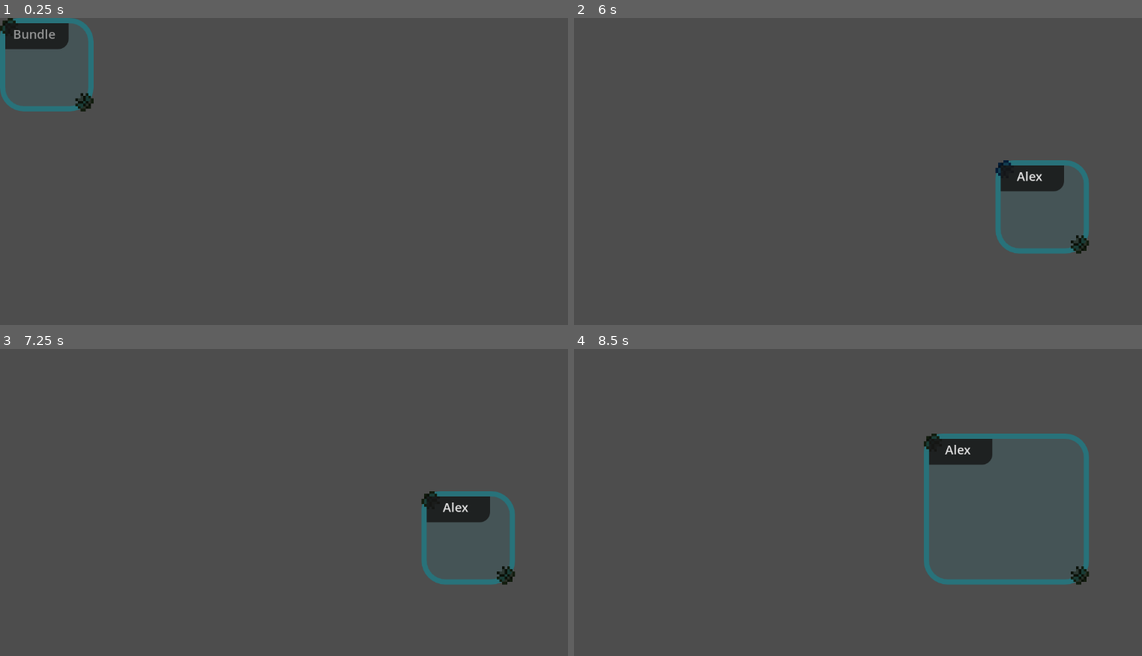
Above: before the commit, frames 1-4 (two rows, left to right).
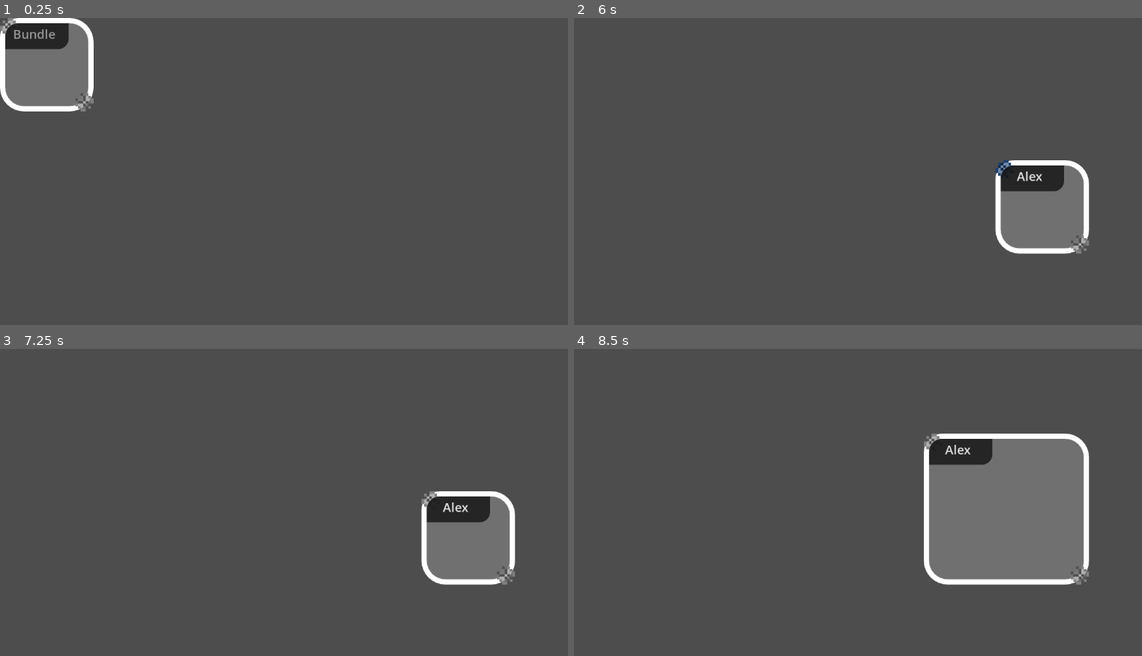
Above: after the commit, the same moments.

Repository: Toasterhog/Nodeweb
Game: Godot game, scene res://bundle/bundle.tscn
Same seed, same stepped clock (60 frames per second), same inputs: the game is played once before the commit and once after it. This scene is started directly instead of the project's main scene.
Inputs (mouse positions are in pixels of both pictures, inside the frame that each line leads up to):
- Up to frame 1 (0.25 s): no input
- Up to frame 2 (6 s): click (608, 36) at 0.52 s; type "Alex" at 0.6 s; click (659, 100) at 1.25 s; click (585, 27) at 2 s; click (659, 100) at 2.75 s; click (585, 27) at 3.5 s; click (659, 100) at 4.25 s; click (585, 27) at 5 s; tap Enter at 5.75 s; move the mouse to (1005, 168) at 5.77 s; press the mouse at (1005, 168) at 5.78 s
- Up to frame 3 (7.25 s): release the mouse at (431, 499) at 6.5 s; tap Space at 6.5 s; drag from (420, 490) to (266, 585) at 6.52 s
- Up to frame 4 (8.5 s): tap Enter at 7.25 s; move the mouse to (931, 444) at 7.27 s; press the mouse at (931, 444) at 7.28 s; release the mouse at (931, 444) at 8 s; tap Space at 8 s; drag from (840, 585) to (693, 465) at 8.02 s

The runs differ from the first frame. In frame 1, 3.9% of the frame differs, in the area x 0-17%, y 0-31%; in frame 2, 4.0%; in frame 3, 4.0%; in frame 4, 13%, in the area x 61-91%, y 27-77%.
Error before the commit: Invalid access to property or key 'current_state' on a base object of type 'null instance'. (res://bundle/bundle.gd:33)
Error after the commit: Invalid access to property or key 'current_state' on a base object of type 'null instance'. (res://bundle/bundle.gd:31)

Commit message:
bundels are saving

Diff:
--- a/bundle/bundle.gd
+++ b/bundle/bundle.gd
@@ -27,8 +27,6 @@
 
 
 func _input(event: InputEvent) -> void:
-
-
 	if event is InputEventMouseButton:
 		if state_machine.current_state.name == "ToolAddBundle"  and event.button_index == MOUSE_BUTTON_LEFT\
 		or state_machine.current_state.name == "tool_edit" and event.button_index == MOUSE_BUTTON_RIGHT:
--- a/bundle/bundle.tscn
+++ b/bundle/bundle.tscn
@@ -8,6 +8,7 @@
 [sub_resource type="StyleBoxFlat" id="StyleBoxFlat_8skqq"]
 bg_color = Color(0.09, 0.09, 0.09, 0.839216)
 border_color = Color(0.2542, 0.485873, 0.62, 1)
+corner_radius_top_left = 25
 corner_radius_bottom_right = 20
 
 [sub_resource type="StyleBoxEmpty" id="StyleBoxEmpty_8skqq"]
@@ -21,7 +22,6 @@
 script = ExtResource("1_e8frx")
 
 [node name="Panel" type="Panel" parent="."]
-modulate = Color(0.1584, 0.44784, 0.48, 1)
 texture_filter = 1
 custom_minimum_size = Vector2(180, 180)
 layout_mode = 1
--- a/bundle/button_drag_bundle_pixel.tres
+++ b/bundle/button_drag_bundle_pixel.tres
@@ -10,11 +10,11 @@
 
 [sub_resource type="StyleBoxTexture" id="StyleBoxTexture_tibxn"]
 texture = ExtResource("1_rc0om")
-modulate_color = Color(0.44, 0.24464, 0.1144, 1)
+modulate_color = Color(0.5, 0.5, 0.5, 1)
 
 [sub_resource type="StyleBoxTexture" id="StyleBoxTexture_8skqq"]
 texture = ExtResource("1_rc0om")
-modulate_color = Color(0.23, 0.1541, 0.1035, 1)
+modulate_color = Color(0.1947, 0.47141, 0.59, 1)
 
 [resource]
 Button/styles/focus = SubResource("StyleBoxEmpty_8skqq")
--- a/saveAndLoad/document_preset_resource.tres
+++ b/saveAndLoad/document_preset_resource.tres
@@ -12,3 +12,8 @@
 expanded = Array[bool]([])
 link_sb = Array[int]([])
 link_eb = Array[int]([])
+bundle_id = Array[int]([])
+bundle_pos = Array[Vector2]([])
+bundle_size = Array[Vector2]([])
+bundle_lable = Array[String]([])
+bundle_color = Array[Color]([])
--- a/saveAndLoad/document_resource.gd
+++ b/saveAndLoad/document_resource.gd
@@ -7,5 +7,12 @@
 @export var LineText : Array[String] = []
 @export var BodyText : Array[String] = []
 @export var expanded : Array[bool] = []
+
 @export var link_sb : Array[int] = []
 @export var link_eb : Array[int] = []
+
+@export var bundle_id : Array[int] = []
+@export var bundle_pos : Array[Vector2] = []
+@export var bundle_size : Array[Vector2] = []
+@export var bundle_label : Array[String] = []
+@export var bundle_color : Array[Color] = []
--- a/saveAndLoad/load_dialog.gd
+++ b/saveAndLoad/load_dialog.gd
@@ -3,8 +3,10 @@
 var path = null
 @onready var box_holder: Node2D = $"../../papper/boxHolder"
 @onready var link_holder: Node2D = $"../../papper/linkHolder"
+@onready var bundle_holder: Node2D = $"../../papper/bundleHolder"
 const BOX = preload("res://papperthings/box.tscn")
 const LINK = preload("res://papperthings/link.tscn")
+const BUNDLE = preload("res://bundle/bundle.tscn")
 
 func _on_load_button_up() -> void:
 	#current_dir = OS.get_user_data_dir()
@@ -34,6 +36,12 @@
 	var A_ex := res.expanded
 	var LinkS := res.link_sb
 	var LinkE := res.link_eb
+
+	var Bid := res.bundle_id
+	var Bpos := res.bundle_pos
+	var Bsize := res.bundle_size
+	var Bcolor := res.bundle_color
+	var Blabel := res.bundle_label
 
 	for i in A_position.size():
 
@@ -69,4 +77,17 @@
 		link.end_box = endbox
 		link_holder.add_child(link)
 
+	for i in Bid.size():
+		var bundle := BUNDLE.instantiate()
+
+		bundle.position = Bpos[i]
+		bundle.get_node("Panel").size = Bsize[i]
+		bundle.get_node("Panel").modulate = Bcolor[i]
+		bundle.get_node("PanelContainer/TextEdit").text = Blabel[i]
+
+		#bundle.id = Bid[i] + 1000
+		bundle_holder.add_child(bundle)
+
+
+
 	IdManager.reset_ids()
--- a/saveAndLoad/save_dialog.gd
+++ b/saveAndLoad/save_dialog.gd
@@ -5,6 +5,7 @@
 const DOCUMENT_PRESET_RESOURCE = preload("res://saveAndLoad/document_preset_resource.tres")
 @onready var link_holder: Node2D = $"../../papper/linkHolder"
 @onready var box_holder: Node2D = $"../../papper/boxHolder"
+@onready var bundle_holder: Node2D = $"../../papper/bundleHolder"
 @onready var folder_dialog: FileDialog = $"../FolderDialog"
 signal button_animate
 
@@ -53,6 +54,12 @@
 	document.link_sb.resize(link_holder.get_child_count())
 	document.link_eb.resize(link_holder.get_child_count())
 
+	document.bundle_id.resize(bundle_holder.get_child_count())
+	document.bundle_pos.resize(bundle_holder.get_child_count())
+	document.bundle_size.resize(bundle_holder.get_child_count())
+	document.bundle_color.resize(bundle_holder.get_child_count())
+	document.bundle_label.resize(bundle_holder.get_child_count())
+
 	for b in box_holder.get_children():
 		var i = b.get_index()
 		document.id[i] = b.id
@@ -67,4 +74,12 @@
 		document.link_sb[i] = l.start_box.id
 		document.link_eb[i] = l.end_box.id
 
+	for b in bundle_holder.get_children():
+		var i = b.get_index()
+		document.bundle_id[i] = i
+		document.bundle_pos[i] = b.position
+		document.bundle_size[i] = b.get_node("Panel").size
+		document.bundle_color[i] = b.get_node("Panel").modulate
+		document.bundle_label[i] = b.get_node("PanelContainer/TextEdit").text
+
 	ResourceSaver.save(document, path)
--- a/scenes/second_main.tscn
+++ b/scenes/second_main.tscn
@@ -153,12 +153,10 @@
 script = ExtResource("5_gjb7p")
 
 [node name="pp_SaveName" parent="CanvasLayer" instance=ExtResource("6_rxabt")]
-transparent_bg = true
 initial_position = 2
 size = Vector2i(231, 113)
 visible = false
 wrap_controls = true
-transparent = true
 
 [node name="Label" type="Label" parent="CanvasLayer/pp_SaveName/MarginContainer/vbc" index="0"]
 modulate = Color(0.6, 0.6, 0.6, 1)
--- a/state/state_machine_tools.gd
+++ b/state/state_machine_tools.gd
@@ -81,6 +81,7 @@
 func vis_indicator_button(butt : String):
 	$"../CanvasLayer/VBoxContainer/HBoxContainer/box".modulate = Color(1,1,1)
 	$"../CanvasLayer/VBoxContainer/HBoxContainer/link".modulate = Color(1,1,1)
+	$"../CanvasLayer/VBoxContainer/HBoxContainer/bundle".modulate = Color(1,1,1)
 	$"../CanvasLayer/VBoxContainer/HBoxContainer/erasor".modulate = Color(1,1,1)
 	$"../CanvasLayer/VBoxContainer/HBoxContainer/edit".modulate = Color(1,1,1)
 	if not butt: return
